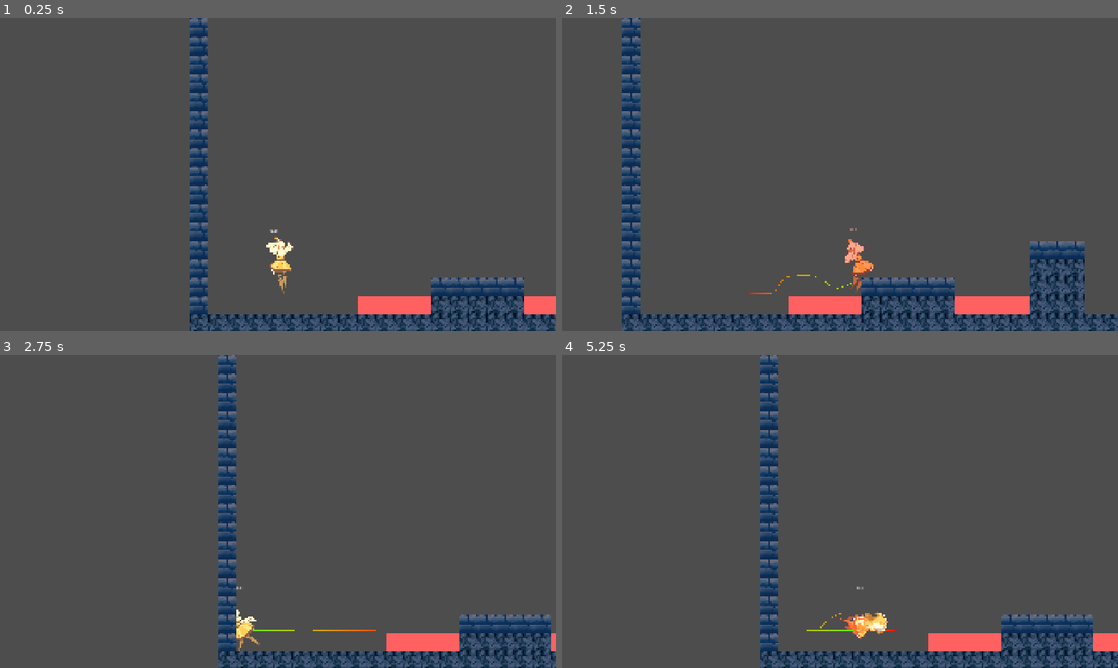
Above: before the commit, frames 1-4 (two rows, left to right).
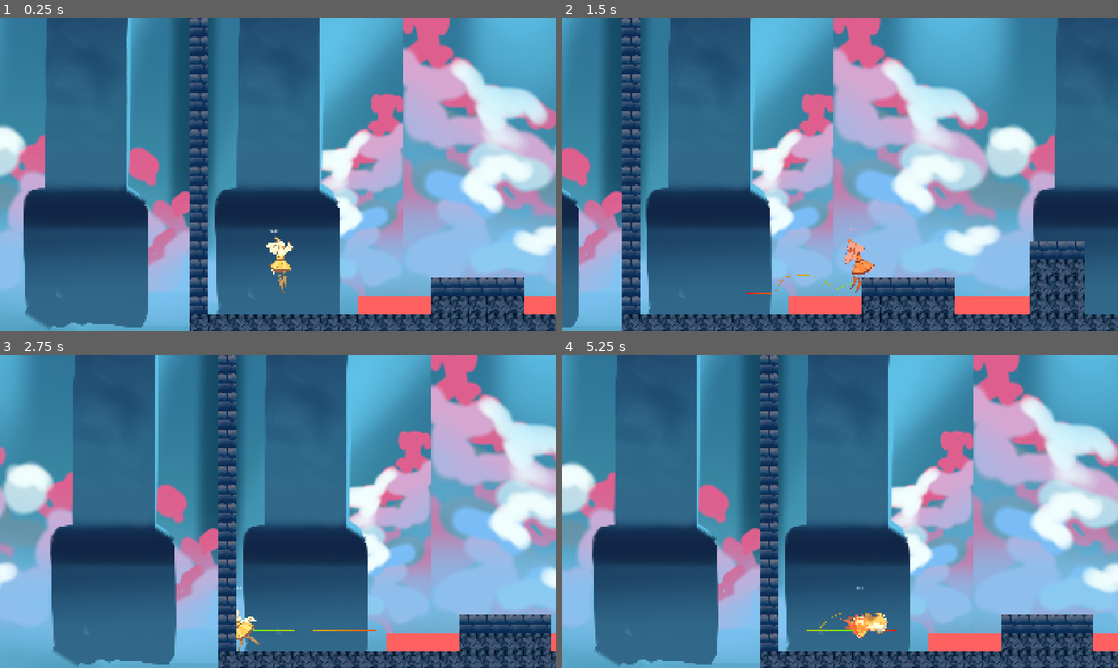
Above: after the commit, the same moments.

Repository: cmoll24/2025_IGC_Vela_Spark
Game: Godot game, scene res://src/levels/level_1V5.tscn
The game is run twice, just before and just after one commit, with the same random seed, the same clock (stepped at 60 frames per second) and the same inputs. This scene is started directly instead of the project's main scene.
Inputs (mouse positions are in pixels of both pictures, inside the frame that each line leads up to):
- Up to frame 1 (0.25 s): no input
- Up to frame 2 (1.5 s): tap Enter at 0.5 s; move the mouse to (962, 158) at 0.52 s; hold C (dash) 0.53-1.28 s; hold Right (move_right) from 0.53 s (still down); click (962, 158) at 0.67 s; tap Z (jump) at 0.77 s; move the mouse to (728, 190) at 1.27 s; tap Down (look_down) at 1.35 s
- Up to frame 3 (2.75 s): tap Z (jump) at 1.52 s; move the mouse to (333, 442) at 2.02 s; release Right (move_right) at 2.03 s; hold Left (move_left) from 2.03 s (still down); hold C (dash) from 2.03 s (still down)
- Up to frame 4 (5.25 s): move the mouse to (812, 574) at 2.77 s; release Left (move_left) at 2.78 s; release C (dash) at 2.78 s; hold Right (move_right) 2.78-4.28 s; tap Down (look_down) at 2.85, 4.35 s; click (812, 574) at 2.92 s; tap Z (jump) at 3.02, 3.77, 4.52 s; move the mouse to (1006, 558) at 3.52 s; hold C (dash) 3.53-4.28 s; move the mouse to (673, 464) at 4.27 s; hold Left (move_left) 4.28-5.03 s; move the mouse to (867, 511) at 5.02 s; hold Right (move_right) from 5.03 s (still down); hold C (dash) from 5.03 s (still down); click (867, 511) at 5.17 s

The runs differ from the first frame. In frame 1, 90% of the frame differs, in the area x 0-100%, y 0-100%; in frame 2, 86%; in frame 3, 91%; in frame 4, 90%.
Error in both runs: Invalid access to property or key 'current_level' on a base object of type 'Nil'. (res://src/main/Globals.gd:25)

Commit message:
thing added

Diff:
--- a/2025-igc-boss/src/levels/level_1V5.tscn
+++ b/2025-igc-boss/src/levels/level_1V5.tscn
@@ -28,6 +28,12 @@
 0:1/0/physics_layer_0/polygon_0/points = PackedVector2Array(-32, -32, 32, -32, 32, 32, -32, 32)
 0:2/0 = 0
 0:2/0/physics_layer_0/polygon_0/points = PackedVector2Array(-32, -32, 32, -32, 32, 32, -32, 32)
+1:0/0 = 0
+1:0/0/physics_layer_0/polygon_0/points = PackedVector2Array(-32, -32, 32, -32, 32, 32, -32, 32)
+1:1/0 = 0
+1:1/0/physics_layer_0/polygon_0/points = PackedVector2Array(-32, -32, 32, -32, 32, 32, -32, 32)
+1:2/0 = 0
+1:2/0/physics_layer_0/polygon_0/points = PackedVector2Array(-32, -32, 32, -32, 32, 32, -32, 32)
 
 [sub_resource type="TileSet" id="TileSet_riplu"]
 tile_size = Vector2i(64, 64)
@@ -39,7 +45,6 @@
 level_name = "Matts Section 1"
 
 [node name="Background" type="TextureRect" parent="."]
-visible = false
 offset_left = -1713.0
 offset_top = -882.0
 offset_right = 14182.0
@@ -279,7 +284,7 @@
 player = NodePath("..")
 
 [node name="TileMapLayer" type="TileMapLayer" parent="." groups=["obstacles"]]
-tile_map_data = PackedByteArray("AAD7/xAAAQAAAAEAAAD8/xAAAQA …(34144 unchanged characters)… AAAAAAAB2AfH/AQAAAAAAAAB2AfD/AQAAAAAAAAA=")
+tile_map_data = PackedByteArray("AAD7/xAAAQAAAAEAAAD8/xAAAQA …(34144 unchanged characters)… AAAAAAAB2AfH/AQAAAAAAAAB2AfD/AQAAAAAAAAAiAA8AAQABAAAAAAAZAA8AAQABAAEAAAAaAA8AAQABAAIAAAAbAA8AAQABAAAAAAA=")
 tile_set = SubResource("TileSet_riplu")
 navigation_enabled = false
 
Not shown, changed: .DS_Store
